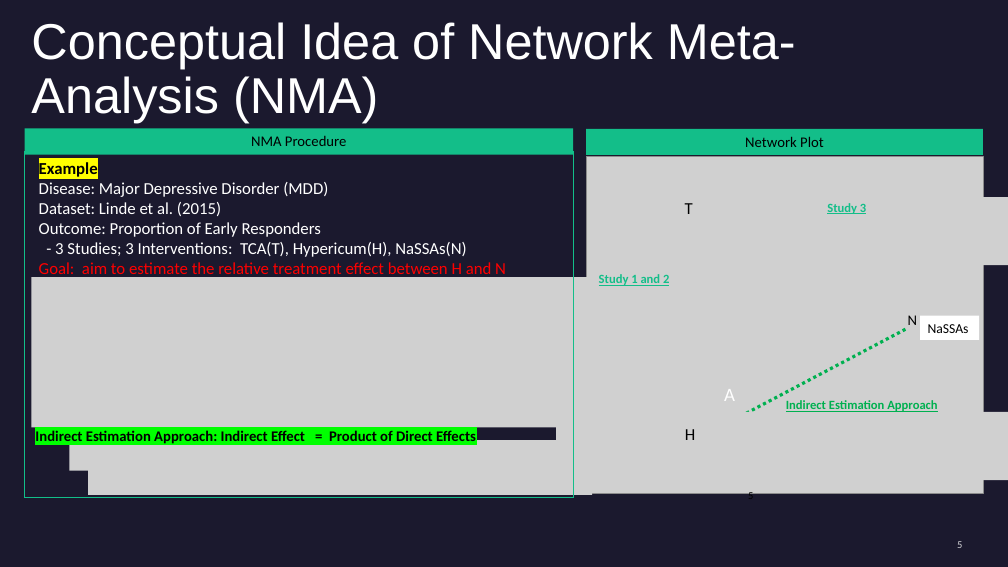
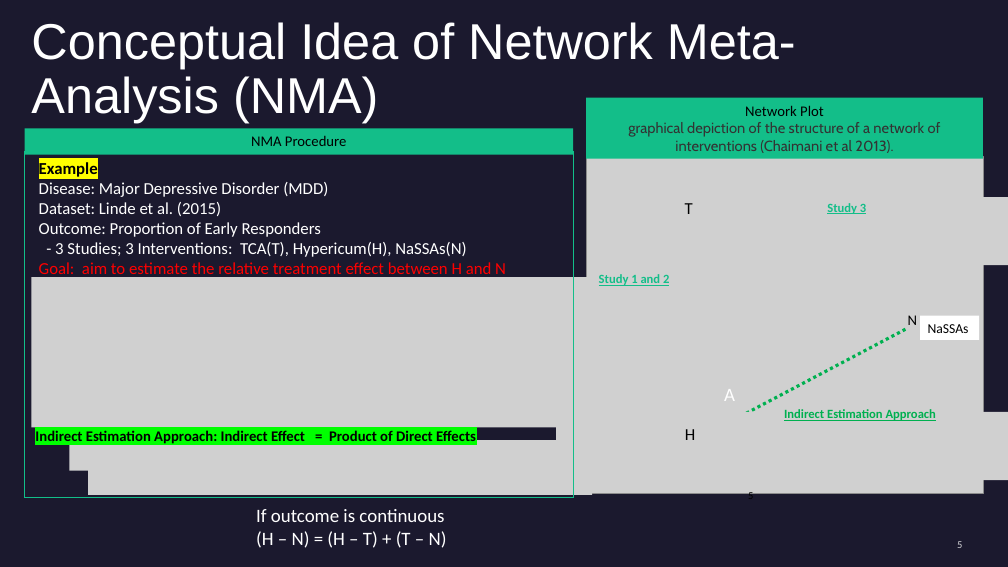
Before and after one commit to psyen0824/NMA, a slide deck: slide 5 of NMA_01Mar2024.pptx. Drawn at 1008x567 pixels with LibreOffice and Linux fonts; fonts in the diff are those of the drawing; grey boxes stand for pictures. Boxes give left, top, right and bottom in pixels: in the first picture for what was removed or moved away, otherwise in the second. Text is boxed around its words. In the diff, an @@ line names an element or a change of style, - is before the commit and + after.

```diff
--- a/NMA_01Mar2024.pptx
+++ b/NMA_01Mar2024.pptx
@@ rectangle "Network Plot": place and size @@
-rectangle "Network Plot" at <box>586,129,983,155</box>
+rectangle "Network Plot" at <box>586,98,983,159</box>
@@ text in rectangle at <box>628,122,941,153</box>: paragraph added @@
+graphical depiction of the structure of a network of interventions (Chaimani et al 2013).
@@ text "Indirect Estimation Approach": place and size @@
-text "Indirect Estimation Approach" at <box>786,400,937,412</box>
+text "Indirect Estimation Approach" at <box>784,409,936,421</box>
@@ text added at <box>256,509,447,548</box>, 18 pt, text #FFFFFF @@
+If outcome is continuous
+(H – N) = (H – T) + (T – N)
```
Also in this commit, not shown: 3 other slides changed, 2 slides added, 1 other file.
